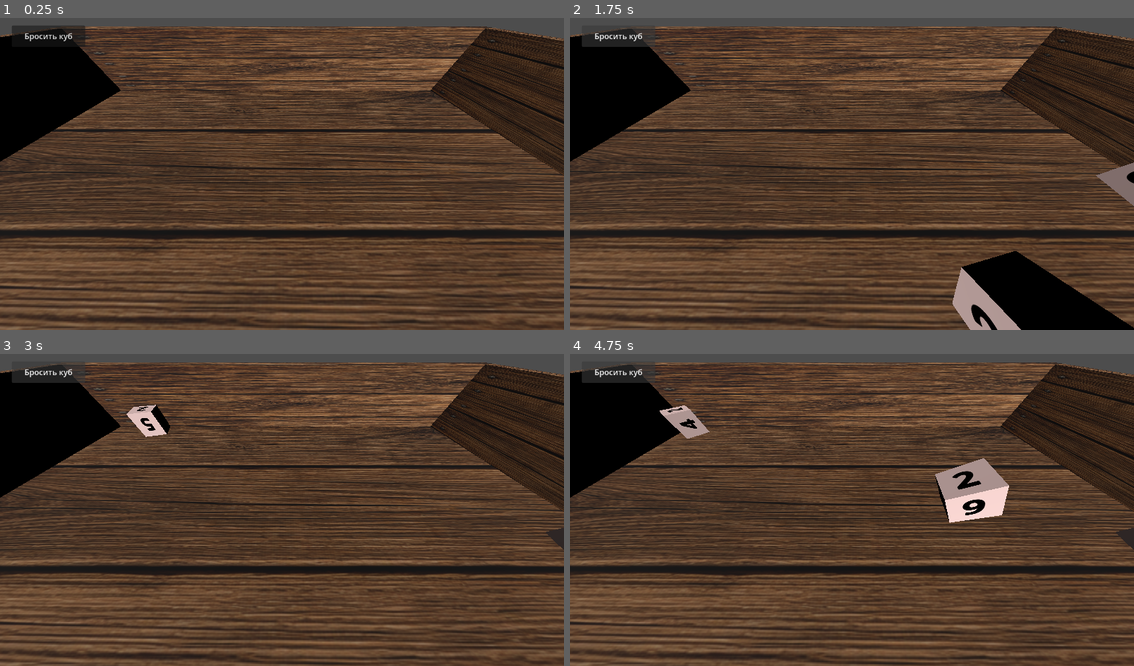
Above: before the commit, frames 1-4 (two rows, left to right).
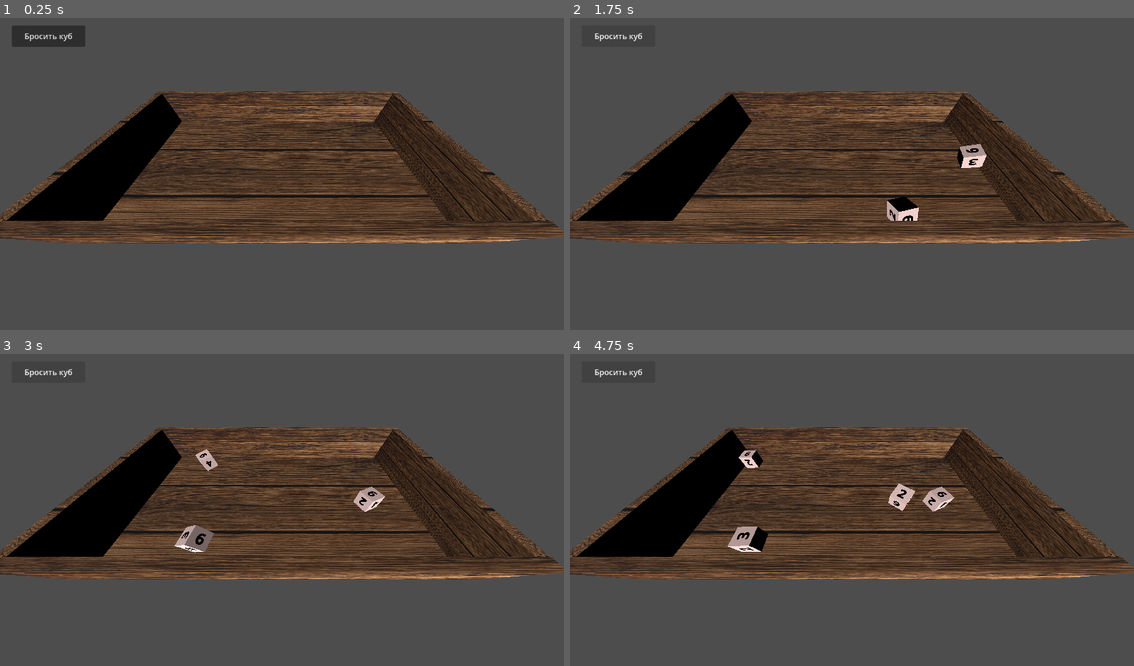
Above: after the commit, the same moments.

Repository: olegbogai-web/dicegame
Game: Godot game, scene res://ui/scenes/board.tscn
Two runs of this game, one before a commit and one after it. Both use one fixed random seed, a clock stepped at 60 frames per second and the inputs below.
Inputs:
- Up to frame 1 (0.25 s): no input
- Up to frame 2 (1.75 s): click "Бросить куб" at 0.5 s; click "Бросить куб" at 1.25 s
- Up to frame 3 (3 s): click "Бросить куб" at 2 s
- Up to frame 4 (4.75 s): tap Enter at 4.25 s

The runs differ from the first frame. In frame 1, 81% of the frame differs, in the area x 0-100%, y 2-100%; in frame 2, 81%; in frame 3, 81%; in frame 4, 82%.

Commit message:
добавил коече

Diff:
--- a/content/resources/base_cube.tscn
+++ b/content/resources/base_cube.tscn
@@ -4,12 +4,12 @@
 [ext_resource type="Resource" path="res://content/resources/base_cube.tres" id="2_6r77e"]
 
 [sub_resource type="PhysicsMaterial" id="PhysicsMaterial_low_friction"]
-friction = 0.08
-bounce = 0.12
+friction = 0.2
+bounce = 0.7
 
 [node name="base_cube" type="RigidBody3D" unique_id=548484381]
-linear_damp = 0.04
-angular_damp = 0.03
+linear_damp = 0.15
+angular_damp = 0.15
 physics_material_override = SubResource("PhysicsMaterial_low_friction")
 script = ExtResource("1_6ukd8")
 definition = ExtResource("2_6r77e")
--- a/ui/scenes/board.tscn
+++ b/ui/scenes/board.tscn
@@ -83,7 +83,7 @@
 mesh = SubResource("BoxMesh_wall_front_back")
 
 [node name="test_camera" type="Camera3D" parent="." unique_id=1142329002]
-transform = Transform3D(1, 0, 0, 0, 0.57357645, 0.81915206, 0, -0.81915206, 0.57357645, 0.15366018, 1.3355997, 1.380459)
+transform = Transform3D(1, 0, 0, 0, 0.57357645, 0.81915206, 0, -0.81915206, 0.57357645, 0.15366018, 2.8496702, 2.4406226)
 fov = 104.06249
 
 [node name="test_Light" type="DirectionalLight3D" parent="." unique_id=76983028]
Not shown: 1 places in content/resources/base_cube.tres that only renumber resources
Not shown: 1 places in ui/scenes/board.tscn that only renumber resources
